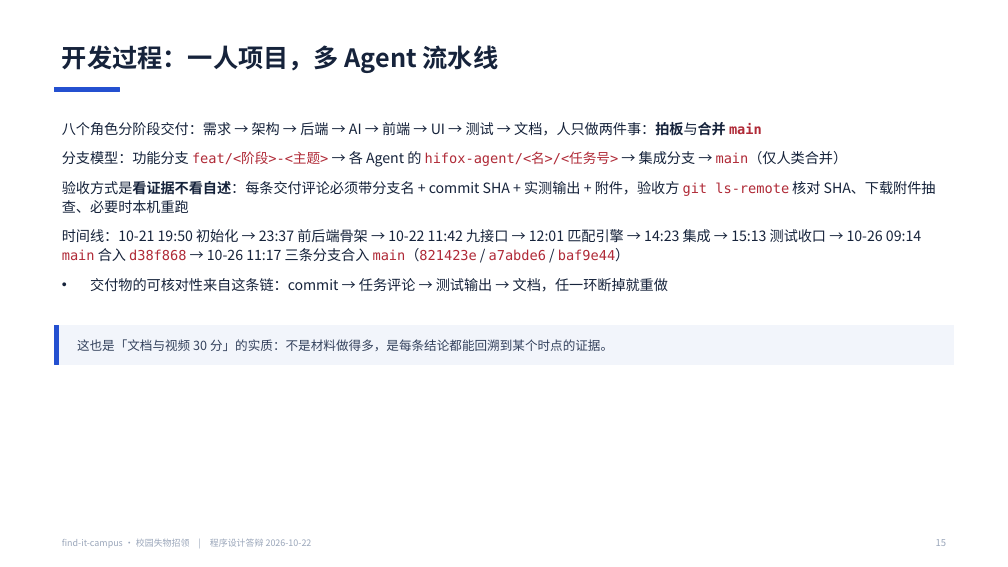
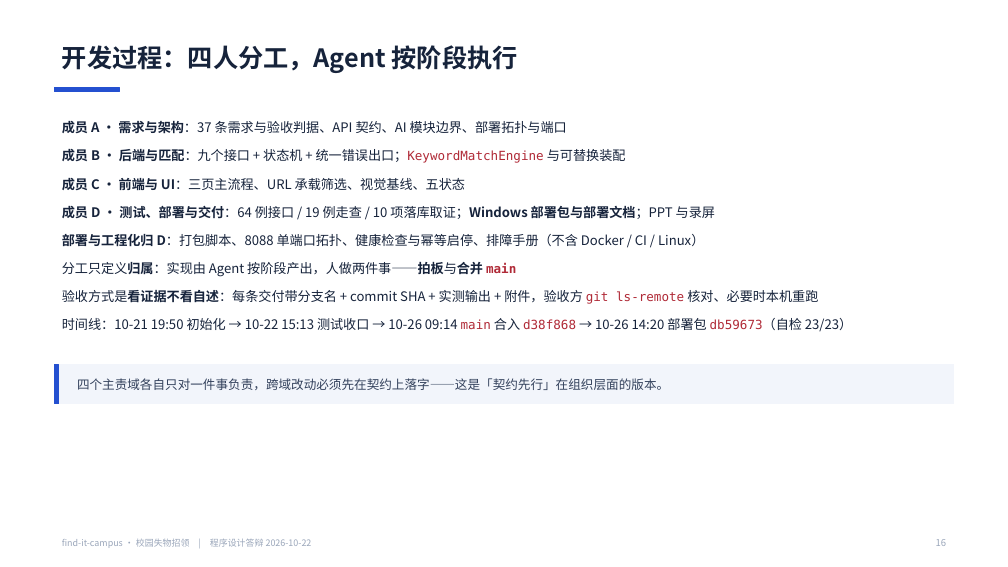
Before and after one commit to BLingKiy/find-it-campus, a slide deck: slide 16 of docs/delivery/6.2-答辩PPT.pptx (slide 15 before the commit). Drawn at 1008x567 pixels with LibreOffice and Linux fonts; fonts in the diff are those of the drawing. Boxes give left, top, right and bottom in pixels: in the first picture for what was removed or moved away, otherwise in the second. Text is boxed around its words. In the diff, an @@ line names an element or a change of style, - is before the commit and + after.

Commit message:
docs(deploy): 7.2 Windows 部署文档定稿，设计文档与答辩 PPT 同步为四人分工口径
- deploy/DEPLOY-WINDOWS.md：按 7.1 实际脚本重写（安装参数/启停/状态/验证/配置/日志/故障/升级回滚卸载/安全边界），
  命令与参数逐字对照脚本，实测输出取自本次干净目录重跑；未实测项在 §12.2 标注依据
- program-design.md：§3.6 改为 Windows 单机部署形态 + 部署架构图（diagrams/deploy-windows.mmd/png/svg）；
  §1.3/§1.4/§7.1/§7.2 统一为四人分工，明确「部署与工程化」归属
- consistency-checklist.md：新增 B.12 部署口径一致性（12 项逐条对照脚本）+ 已修正的 4 处过时表述
- frontend-baseline.md：在生产形态处标注被阶段 7 取代，保留原文不改历史
- 6.2-defense-ppt.md：新增第 7 页「部署：单端口 8088，四条命令启停」，第 16 页改写为四人分工；
  6.2-claims-evidence.md 页码全量重排（18→19 页）并补部署证据指向
- 重导 program-design.docx（67 页）与 6.2-答辩PPT.pptx（19 页）

```diff
--- a/docs/delivery/6.2-答辩PPT.pptx
+++ b/docs/delivery/6.2-答辩PPT.pptx
@@ text at [62, 45, 518, 73]: text changed @@
-开发过程：一人项目，多 Agent 流水线
+开发过程：四人分工，Agent 按阶段执行
@@ text at [62, 121, 852, 332]: text changed; size 13.5 to 12.5 pt @@
-• 八个角色分阶段交付：需求 → 架构 → 后端 → AI → 前端 → UI → 测试 → 文档，人只做两件事：拍板与合并 main
-• 分支模型：功能分支 feat/<阶段>-<主题> → 各 Agent 的 hifox-agent/<名>/<任务号> → 集成分支 → main（仅人类合并）
-• 验收方式是看证据不看自述：每条交付评论必须带分支名 + commit SHA + 实测输出 + 附件，验收方 git ls-remote 核对 SHA、下载附件抽查、必要时本机重跑
-• 时间线：10-21 19:50 初始化 → 23:37 前后端骨架 → 10-22 11:42 九接口 → 12:01 匹配引擎 → 14:23 集成 → 15:13 测试收口 → 10-26 09:14 main 合入 d38f868 → 10-26 11:17 三条分支合入 main（821423e / a7abde6 / baf9e44）
-• 交付物的可核对性来自这条链：commit → 任务评论 → 测试输出 → 文档，任一环断掉就重做
+• 成员 A · 需求与架构：37 条需求与验收判据、API 契约、AI 模块边界、部署拓扑与端口
+• 成员 B · 后端与匹配：九个接口 + 状态机 + 统一错误出口；KeywordMatchEngine 与可替换装配
+• 成员 C · 前端与 UI：三页主流程、URL 承载筛选、视觉基线、五状态
+• 成员 D · 测试、部署与交付：64 例接口 / 19 例走查 / 10 项落库取证；Windows 部署包与部署文档；PPT 与录屏
+• 部署与工程化归 D：打包脚本、8088 单端口拓扑、健康检查与幂等启停、排障手册（不含 Docker / CI / Linux）
+• 分工只定义归属：实现由 Agent 按阶段产出，人做两件事——拍板与合并 main
+• 验收方式是看证据不看自述：每条交付带分支名 + commit SHA + 实测输出 + 附件，验收方 git ls-remote 核对、必要时本机重跑
+• 时间线：10-21 19:50 初始化 → 10-22 15:13 测试收口 → 10-26 09:14 main 合入 d38f868 → 10-26 14:20 部署包 db59673（自检 23/23）
@@ rectangle: place and size @@
-rectangle at [54, 325, 954, 364]
+rectangle at [54, 364, 954, 404]
@@ rectangle: place and size @@
-rectangle at [54, 325, 59, 364]
+rectangle at [54, 364, 59, 404]
@@ text at [77, 378, 669, 390]: text changed @@
-这也是「文档与视频 30 分」的实质：不是材料做得多，是每条结论都能回溯到某个时点的证据。
+四个主责域各自只对一件事负责，跨域改动必须先在契约上落字——这是「契约先行」在组织层面的版本。
```
Also in this commit, not shown: 12 other slides changed, 1 slide added, 10 other files.
